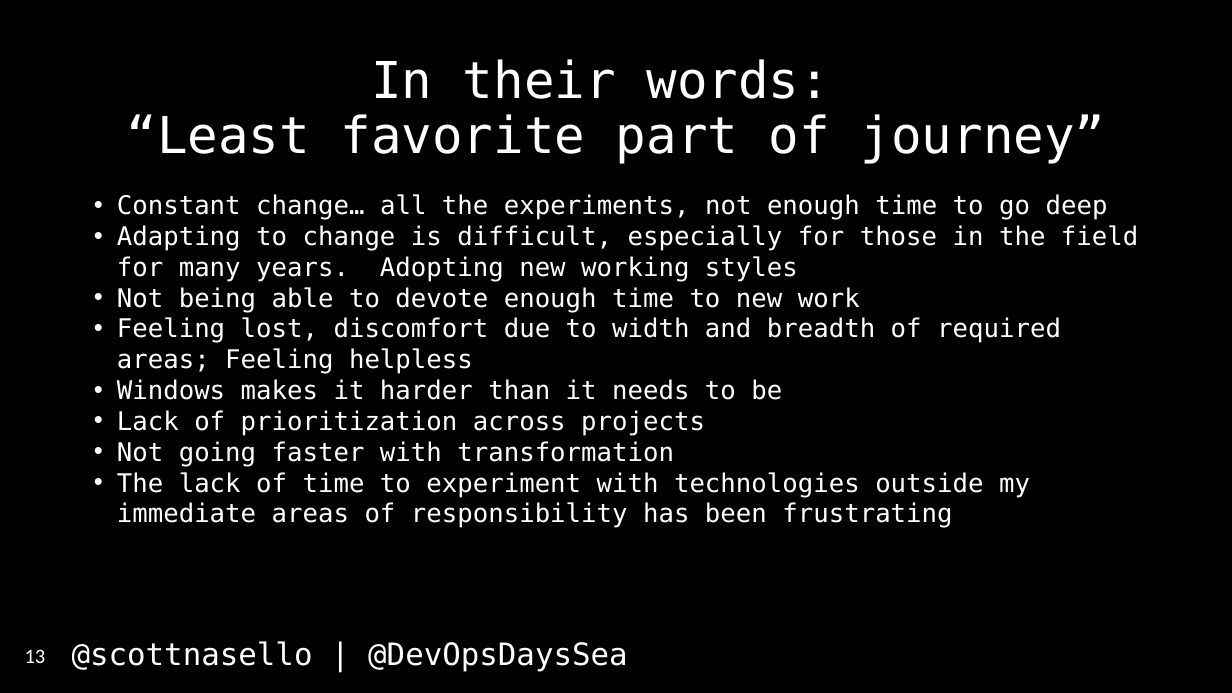
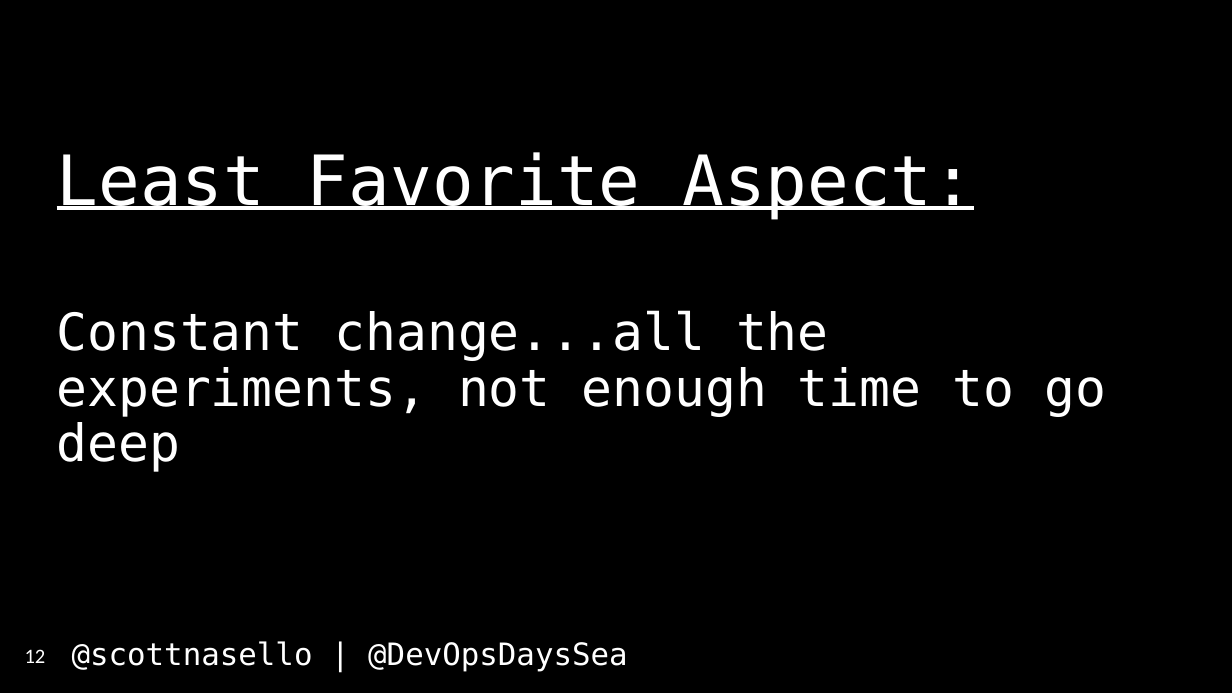
Before and after one commit to scottnasello/talks, a slide deck: slide 12 of 2017-04-26 Seattle DevOpsDays/DevOpsDays Seattle.pptx (slide 13 before the commit). Drawn at 1232x693 pixels with LibreOffice and Linux fonts; fonts in the diff are those of the drawing. Boxes give left, top, right and bottom in pixels: in the first picture for what was removed or moved away, otherwise in the second. Text is boxed around its words. In the diff, an @@ line names an element or a change of style, - is before the commit and + after.

```diff
--- a/2017-04-26 Seattle DevOpsDays/DevOpsDays Seattle.pptx
+++ b/2017-04-26 Seattle DevOpsDays/DevOpsDays Seattle.pptx
@@ title removed at (x1=126, y1=59, x2=1106, y2=164) @@
-In their words:
-“Least favorite part of journey”
@@ text added at (x1=57, y1=152, x2=1107, y2=472), 40 pt, text #FFFFFF @@
+Least Favorite Aspect:
+Constant change...all the experiments, not enough time to go deep
@@ text removed at (x1=117, y1=194, x2=1138, y2=528) @@
-• Constant change… all the experiments, not enough time to go deep
-• Adapting to change is difficult, especially for those in the field for many years. Adopting new working styles
-• Not being able to devote enough time to new work
-• Feeling lost, discomfort due to width and breadth of required areas; Feeling helpless
-• Windows makes it harder than it needs to be
-• Lack of prioritization across projects
-• Not going faster with transformation
-• The lack of time to experiment with technologies outside my immediate areas of responsibility has been frustrating
@@ page number at (x1=25, y1=649, x2=46, y2=663): text changed @@
-13
+12
```
Also in this commit, not shown: 12 other slides changed, 17 slides added, 8 slides removed, 1 other file.
